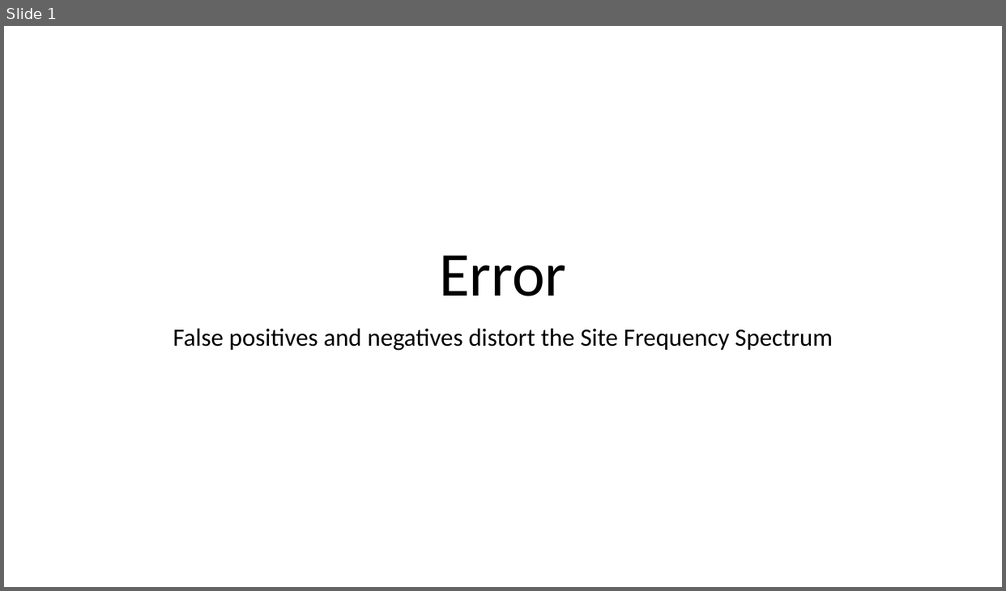
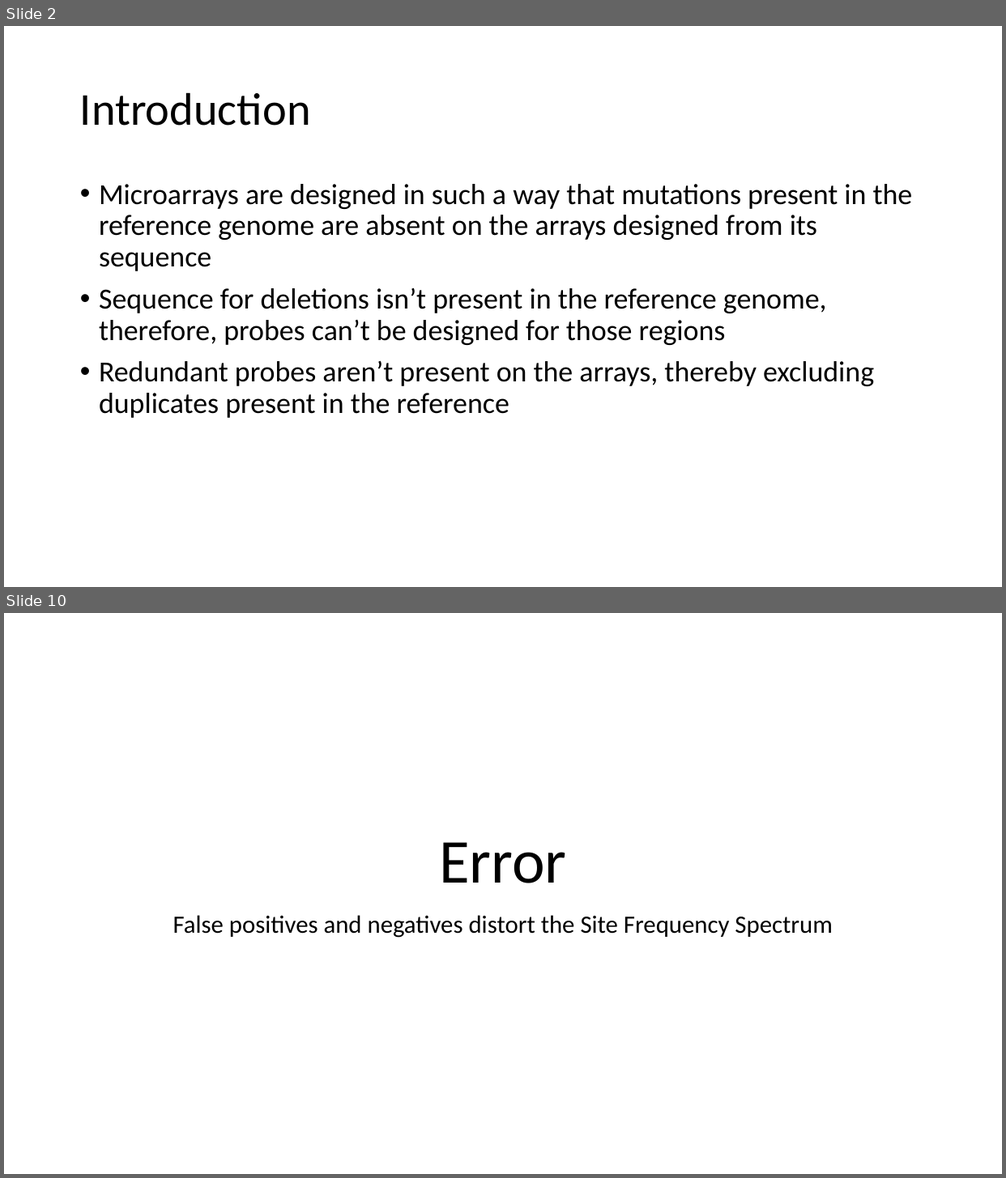
Before and after one commit to jjemerson/Sharing, a slide deck: AB_FP_FN.pptx. Shown one above the other, each under a label of ours: slide 1 before the commit, slides 2 and 10 after it; the slides between them are not shown. The pictures are 1006x591 and 1006x1178 pixels, drawn with LibreOffice and Linux fonts; fonts in the diff are those of the drawing. Boxes give left, top, right and bottom in pixels: in the first picture for what was removed or moved away, otherwise in the second. Text is boxed around its words. In the diff, an @@ line names an element or a change of style, - is before the commit and + after.

```diff
--- a/AB_FP_FN.pptx
+++ b/AB_FP_FN.pptx
@@ slide 2 added at [4,26,1002,587], background #FFFFFF @@
@@ title added at [80,92,311,126], 44 pt, text #000000 @@
+Introduction
@@ text added at [99,184,913,418], 28 pt, text #000000 @@
+• Microarrays are designed in such a way that mutations present in the reference genome are absent on the arrays designed from its sequence
+• Sequence for deletions isn’t present in the reference genome, therefore, probes can’t be designed for those regions
+• Redundant probes aren’t present on the arrays, thereby excluding duplicates present in the reference
@@ what was slide 1 is now slide 10 @@
```
Also in this commit, not shown: 8 other slides added.
